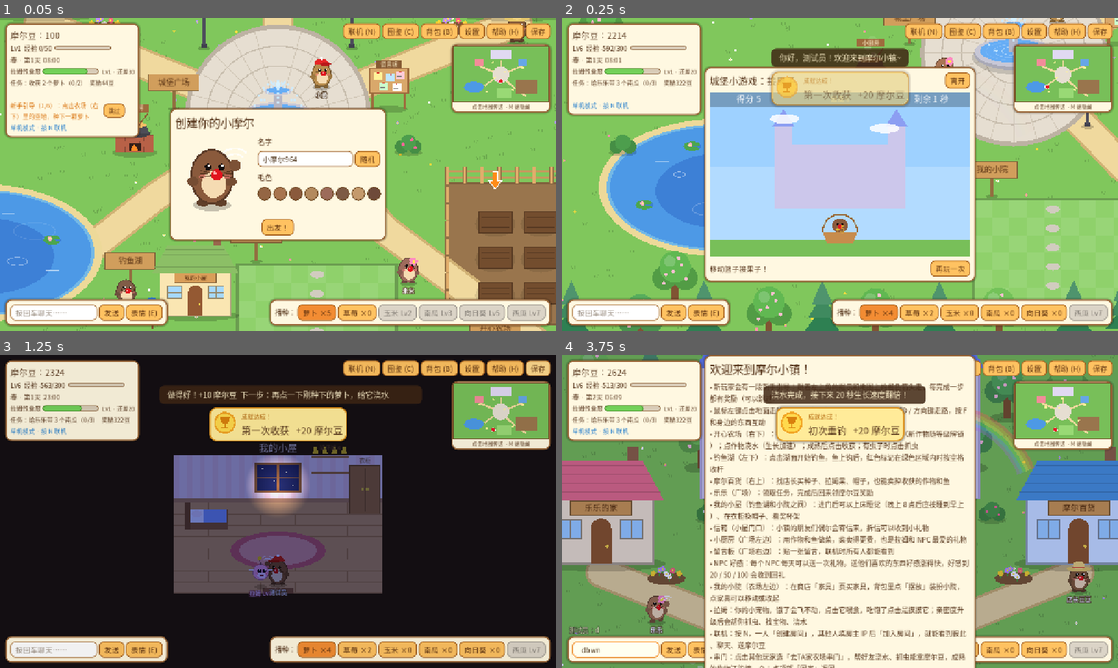
Above: before the commit, frames 1-4 (two rows, left to right).
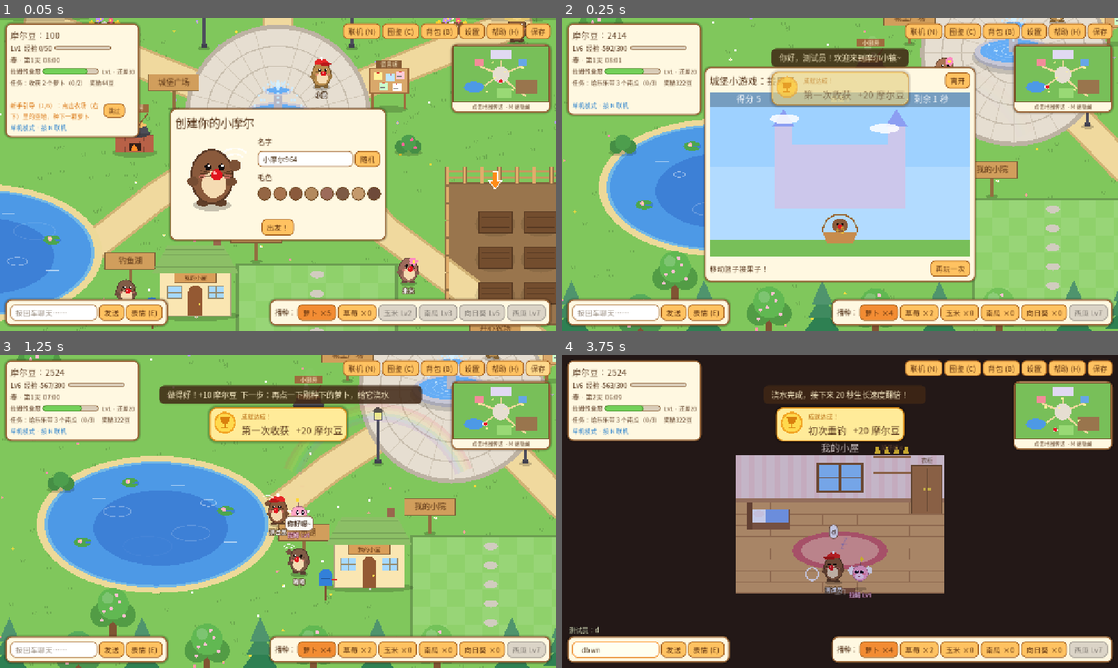
Above: after the commit, the same moments.

Repository: wangchaozhi/mole-town
Game: Godot game, scene res://tests/smoke_test.tscn
Two runs of this game, one before a commit and one after it. Both use one fixed random seed, a clock stepped at 60 frames per second and the inputs below. This scene is started directly instead of the project's main scene.
Inputs (mouse positions are in pixels of both pictures, inside the frame that each line leads up to):
- Up to frame 1 (0.05 s): no input
- Up to frame 2 (0.25 s): no input
- Up to frame 3 (1.25 s): click "保存" at 0.5 s
- Up to frame 4 (3.75 s): tap Enter at 1.25, 1.35 s; move the mouse to (1062, 411) at 1.27 s; hold D 1.28-2.03 s; click (1062, 411) at 1.42 s; tap Space at 1.52, 1.82, 2.27, 2.57 s; move the mouse to (728, 527) at 2.02 s; hold S 2.03-2.78 s; tap Keypad Enter at 2.1 s; move the mouse to (895, 442) at 2.77 s; hold D 2.78-3.53 s; tap B at 2.85 s; move the mouse to (812, 574) at 3.52 s; hold W from 3.53 s (still down); tap N at 3.6 s; click (812, 574) at 3.67 s

Frame 1 is identical in both runs. In frame 2, less than 0.1% of the frame differs, in the area x 9-51%, y 4-69%; in frame 3, 79%; in frame 4, 81%, in the area x 0-100%, y 0-100%.

Commit message:
新增温室：农场扩建 4 块地
- 商店「工具」页新增温室（Lv4，800 豆），建在农场右边，没买时显示「温室预留地」
- 温室里 4 块地：生长速度 ×1.2、冬天不减速、不会生虫；洒水器和拉姆也会照顾它们
- 地块总数 12 → 16，存档兼容旧存档；串门时的私有区域同时覆盖温室
- 冒烟测试加入温室检查

Co-Authored-By: Claude Opus 5.5 <noreply@anthropic.com>

Diff:
--- a/scripts/game_state.gd
+++ b/scripts/game_state.gd
@@ -302,7 +302,7 @@
 	get_tree().call_group("plots", "store_state")
 	var data := {
 		"beans": beans, "inventory": inventory, "selected_seed": selected_seed,
-		"hat": hat, "owned_hats": owned_hats, "rod_level": rod_level, "has_sprinkler": has_sprinkler, "lahm_acc": lahm_acc, "owned_lahm_accs":  …(148 unchanged characters)…
+		"hat": hat, "owned_hats": owned_hats, "rod_level": rod_level, "has_sprinkler": has_sprinkler, "has_greenhouse": has_greenhouse, "lahm_acc": lahm_acc, "owned_lahm_accs":  …(148 unchanged characters)…
 		"day": day, "minutes": minutes, "quest": quest, "quests_done": quests_done, "help_today": help_today, "tutorial_step" …(454 unchanged characters)…
 		"player_name": player_name, "body_color": body_color,
 		"plots": plots, "home": home, "board": board, "mail": mail, "npc_affinity": npc_affinity, "npc_gift_day": npc_gift_day, "saved_at": Time.get_unix_time_from_system(),
@@ -329,6 +329,7 @@
 	owned_hats = data.get("owned_hats", ["none"])
 	rod_level = clampi(int(data.get("rod_level", 0)), 0, 2)
 	has_sprinkler = bool(data.get("has_sprinkler", false))
+	has_greenhouse = bool(data.get("has_greenhouse", false))
 	lahm_acc = str(data.get("lahm_acc", "none"))
 	owned_lahm_accs = data.get("owned_lahm_accs", ["none"])
 	if not LAHM_ACCS.has(lahm_acc):
@@ -514,6 +515,7 @@
 	owned_lahm_accs = ["none"]
 	rod_level = 0
 	has_sprinkler = false
+	has_greenhouse = false
 	lahm_hunger = 80.0
 	lahm_exp = 0
 	lahm_level = 1
@@ -1224,6 +1226,7 @@
 
 var rod_level := 0  # 0 普通 / 1 好鱼竿 / 2 金鱼竿
 var has_sprinkler := false
+var has_greenhouse := false
 
 
 func buy_rod(lv: int) -> bool:
@@ -1329,3 +1332,15 @@
 			toast.emit("清晨起雾了，小镇朦朦胧胧的")
 	if broadcast:
 		Net.send_sky(s)
+
+
+const GREENHOUSE_PRICE := 800
+const GREENHOUSE_LEVEL := 4
+
+
+func buy_greenhouse() -> bool:
+	if has_greenhouse or player_level < GREENHOUSE_LEVEL or not spend_beans(GREENHOUSE_PRICE):
+		return false
+	has_greenhouse = true
+	tools_changed.emit()
+	return true
--- /dev/null
+++ b/scripts/greenhouse.gd
@@ -0,0 +1,34 @@
+extends Node2D
+## 农场右边的温室（在商店「工具」里买）：玻璃屋顶和框架画在地面层，里面 4 块地由 main.gd 放置。
+
+const D = preload("res://scripts/draw_util.gd")
+const AREA := Rect2(2135, 880, 190, 300)
+
+
+func _ready() -> void:
+	z_index = -6
+	GameState.tools_changed.connect(queue_redraw)
+
+
+func _draw() -> void:
+	if not GameState.has_greenhouse:
+		# 还没买：画一块待开垦的空地和木牌
+		draw_rect(AREA, Color(0.55, 0.62, 0.35, 0.5))
+		draw_rect(AREA, Color(0.45, 0.35, 0.2, 0.6), false, 2.0)
+		D.text(self, AREA.get_center(), "温室预留地", 16, Color(0.35, 0.25, 0.15))
+		return
+	# 地面：浅色石板
+	draw_rect(AREA, Color(0.82, 0.86, 0.8))
+	var y := AREA.position.y
+	while y < AREA.end.y:
+		draw_line(Vector2(AREA.position.x, y), Vector2(AREA.end.x, y), Color(0.72, 0.76, 0.7), 1.0)
+		y += 30.0
+	# 玻璃框架
+	var frame := Color(0.95, 0.97, 1.0)
+	draw_rect(AREA, frame, false, 5.0)
+	draw_rect(AREA.grow(-4), Color(0.7, 0.88, 1.0, 0.12))
+	for x in [AREA.position.x + 63, AREA.position.x + 127]:
+		draw_line(Vector2(x, AREA.position.y), Vector2(x, AREA.end.y), Color(1, 1, 1, 0.6), 3.0)
+	# 屋顶招牌
+	draw_rect(Rect2(AREA.get_center().x - 40, AREA.position.y - 22, 80, 22), Color(0.4, 0.7, 0.45))
+	D.text(self, Vector2(AREA.get_center().x, AREA.position.y - 11), "温室", 15, Color(1, 1, 0.9))
--- a/scripts/lahm.gd
+++ b/scripts/lahm.gd
@@ -91,7 +91,7 @@
 		return
 	scan_timer = 1.0
 	for p in get_tree().get_nodes_in_group("plots"):
-		if p.remote != null or p.position.distance_to(player.position) > 380.0:
+		if p.remote != null or not p.visible or p.position.distance_to(player.position) > 380.0:
 			continue
 		if p.bug:
 			task_plot = p
--- a/scripts/main.gd
+++ b/scripts/main.gd
@@ -30,7 +30,7 @@
 	"castle": {"view": Rect2(2680, 840, 1280, 720), "walk": Rect2(3030, 1160, 580, 230), "exit": Vector2(1200, 390), "map": Vector2(1200, 330)},
 }
 
-const FARM_RECT := Rect2(1570, 850, 560, 360)
+const FARM_RECT := Rect2(1570, 850, 780, 360)  # 农场 + 温室
 const HELP_REWARDS_PER_DAY := 20
 ## NPC 晚上睡觉的地方（乐乐家门口、百货旁、城堡门口）
 const SLEEP_SPOTS := {
@@ -405,6 +405,16 @@
 			plot.position = Vector2(1700 + c * 105, 960 + r * 82)
 			ysort.add_child(plot)
 			plots.append(plot)
+	var Greenhouse = preload("res://scripts/greenhouse.gd")
+	add_child(Greenhouse.new())
+	for r in 2:
+		for c in 2:
+			var gp = Plot.new()
+			gp.plot_id = 12 + r * 2 + c
+			gp.greenhouse = true
+			gp.position = Vector2(2185 + c * 92, 975 + r * 120)
+			ysort.add_child(gp)
+			plots.append(gp)
 
 
 func _unhandled_input(event: InputEvent) -> void:
--- a/scripts/plot.gd
+++ b/scripts/plot.gd
@@ -12,6 +12,7 @@
 var picked := false  # 成熟后是否已被来串门的好友摘过
 var t := 0.0
 var remote = null  # 串门时：好友这块地的状态 Dictionary
+var greenhouse := false  # 温室里的地块
 
 
 func _ready() -> void:
@@ -59,7 +60,8 @@
 func _advance(sec: float) -> void:
 	if crop == "" or growth >= 1.0:
 		return
-	var gt: float = GameState.CROPS[crop]["grow_time"] / GameState.season_growth(crop)
+	var speed := maxf(GameState.season_growth(crop), 1.0) * 1.2 if greenhouse else GameState.season_growth(crop)
+	var gt: float = GameState.CROPS[crop]["grow_time"] / speed
 	var wet := minf(sec, water_time)
 	growth = minf(1.0, growth + (wet * 2.0 + (sec - wet)) / gt)
 	water_time = maxf(0.0, water_time - sec)
@@ -67,16 +69,20 @@
 
 func _process(delta: float) -> void:
 	t += delta
+	if greenhouse:
+		visible = GameState.has_greenhouse
 	if crop != "" and growth < 1.0 and GameState.raining:
 		water_time = maxf(water_time, 3.0)  # 下雨自动浇水
 	if crop != "" and growth < 1.0 and not bug:
 		_advance(delta)
-		if randf() < delta * 0.004:
+		if not greenhouse and randf() < delta * 0.004:
 			bug = true
 	queue_redraw()
 
 
 func hit_test(p: Vector2) -> bool:
+	if not visible:
+		return false
 	return Rect2(position + Vector2(-40, -62), Vector2(80, 90)).has_point(p)
 
 
--- a/scripts/ui_shop.gd
+++ b/scripts/ui_shop.gd
@@ -138,6 +138,13 @@
 				_row(sd, [["Lv%d 解锁" % GameState.SPRINKLER_LEVEL, noop, true]])
 			else:
 				_row(sd, [["购买", _buy_sprinkler]])
+			var gd := "温室   %d豆\n在农场右边，多 4 块地：长得快 1.2 倍、冬天不减速、不会生虫" % GameState.GREENHOUSE_PRICE
+			if GameState.has_greenhouse:
+				_row(gd, [["已建好", noop, true]])
+			elif GameState.player_level < GameState.GREENHOUSE_LEVEL:
+				_row(gd, [["Lv%d 解锁" % GameState.GREENHOUSE_LEVEL, noop, true]])
+			else:
+				_row(gd, [["购买", _buy_greenhouse]])
 		"furniture":
 			list.add_child(ui._label("买好的家具在背包里点「摆放」，放到农场旁边的「我的小院」里。好友串门时能看到哦！", 15))
 			for id in GameState.FURNITURE:
@@ -230,3 +237,11 @@
 	else:
 		ui.show_toast("摩尔豆不够啦！")
 	populate()
+
+
+func _buy_greenhouse() -> void:
+	if GameState.buy_greenhouse():
+		ui.show_toast("温室建好了！就在农场右边，多了 4 块地")
+	else:
+		ui.show_toast("摩尔豆不够啦！")
+	populate()
--- a/tests/smoke_test.gd
+++ b/tests/smoke_test.gd
@@ -140,6 +140,12 @@
 	check(GameState.buy_rod(1) and GameState.rod_level == 1 and not GameState.buy_rod(1), "买好鱼竿（不能重复买）")
 	check(GameState.buy_sprinkler() and GameState.has_sprinkler, "买自动洒水器")
 
+	check(not main.plots[12].visible and not main.plots[12].hit_test(main.plots[12].position), "没买温室时温室地块不可用")
+	GameState.add_beans(1000)
+	check(GameState.buy_greenhouse() and GameState.has_greenhouse, "买温室")
+	await _frames(2)
+	check(main.plots.size() == 16 and main.plots[12].visible, "温室多出 4 块地")
+
 	print("[拉姆]")
 	var lahm = get_tree().get_first_node_in_group("my_lahm")
 	GameState.lahm_hunger = 30.0
Not shown, added: scripts/greenhouse.gd.uid
Not shown, changed: README.md
Not shown, changed: ROADMAP.md
